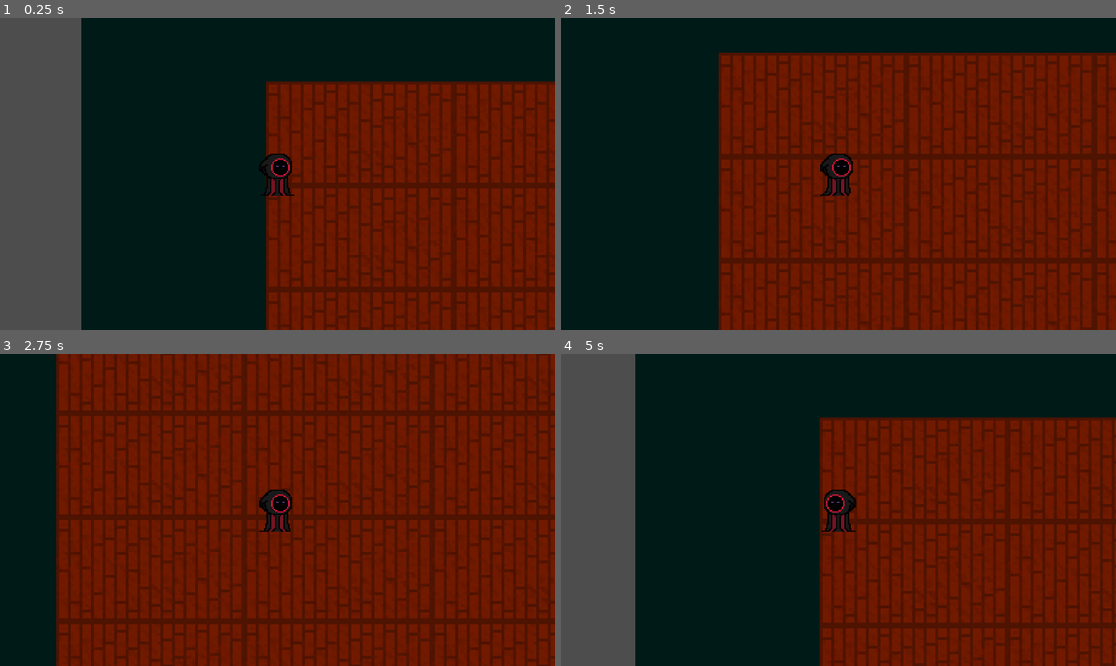
Above: before the commit, frames 1-4 (two rows, left to right).
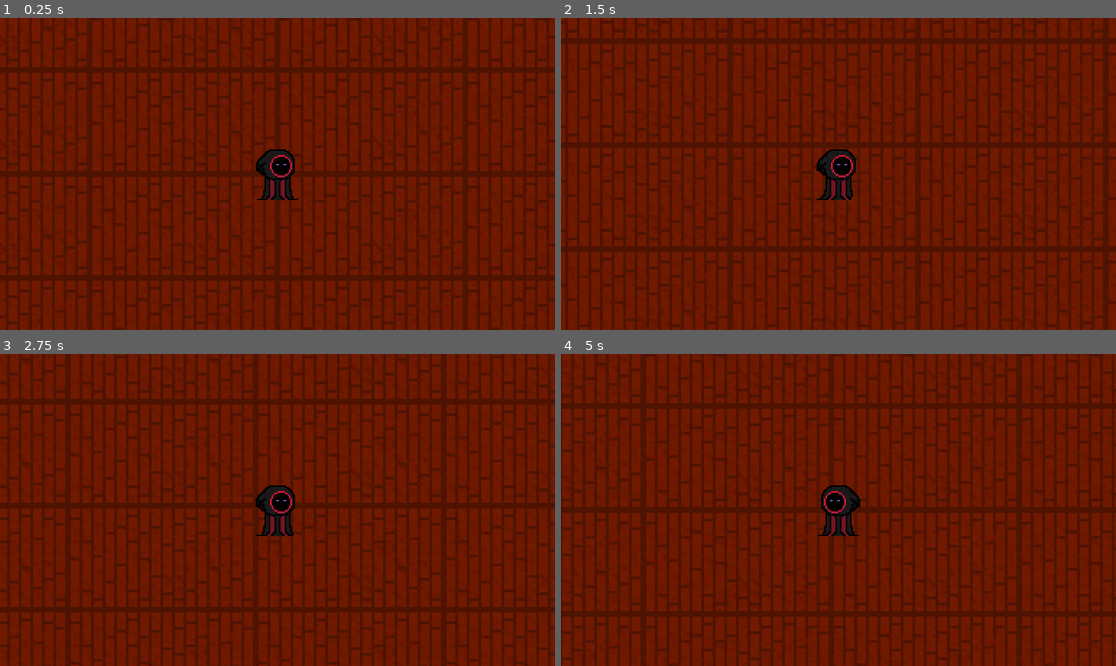
Above: after the commit, the same moments.

Repository: TheDarkLynx786/Breach-of-the-Macabre
Game: Godot game, scene res://Scenes/game.tscn
Same seed, same stepped clock (60 frames per second), same inputs: the game is played once before the commit and once after it. The engine's default icon, where the game draws it, is replaced by a stand-in: a white triangle on a blue panel in a dark square.
Inputs:
- Up to frame 1 (0.25 s): no input
- Up to frame 2 (1.5 s): hold D (Right) 0.53-1.28 s; hold S (Down) from 1.28 s (still down)
- Up to frame 3 (2.75 s): release S (Down) at 2.03 s; hold D (Right) from 2.03 s (still down)
- Up to frame 4 (5 s): release D (Right) at 2.78 s; hold W (Up) 2.78-3.53 s; hold A (Left) from 3.53 s (still down)

The runs differ from the first frame. In frame 1, 65% of the frame differs, in the area x 0-100%, y 0-100%; in frame 2, 46%; in frame 3, 24%; in frame 4, 64%.

Commit message:
Added World Boundary and Camera Tracking Rules
- Camera doesn't track player when close to boundaries
- Player now can't escape his little spruce dungeon :)

Diff:
--- a/breach-of-the-macabre/Scenes/game.tscn
+++ b/breach-of-the-macabre/Scenes/game.tscn
@@ -11,6 +11,8 @@
 [ext_resource type="Texture2D" uid="uid://3ib28676m07b" path="res://Assets/Warlock-Move/pixil-frame-3.png" id="9_7esfh"]
 [ext_resource type="Texture2D" uid="uid://cwrbh31850my4" path="res://Assets/Warlock-Move/pixil-frame-4.png" id="10_1p8ne"]
 [ext_resource type="Texture2D" uid="uid://dfijug80dk35s" path="res://Assets/Background.png" id="11_3e6kh"]
+[ext_resource type="Script" path="res://Scripts/cam_tracking.gd" id="12_bvkgj"]
+[ext_resource type="Texture2D" uid="uid://cne643elrus4a" path="res://icon.svg" id="13_8sgo7"]
 
 [sub_resource type="SpriteFrames" id="SpriteFrames_d8xmp"]
 animations = [{
@@ -60,10 +62,16 @@
 [sub_resource type="RectangleShape2D" id="RectangleShape2D_aiyna"]
 size = Vector2(16, 33)
 
+[sub_resource type="RectangleShape2D" id="RectangleShape2D_uwuhn"]
+size = Vector2(9360, 30)
+
+[sub_resource type="RectangleShape2D" id="RectangleShape2D_5scsg"]
+size = Vector2(30, 5184)
+
 [node name="Game" type="Node2D"]
 
 [node name="Warlock" type="CharacterBody2D" parent="."]
-scale = Vector2(2.5, 2.5)
+scale = Vector2(3, 3)
 script = ExtResource("1_8dc06")
 
 [node name="Sprite Animations" type="AnimatedSprite2D" parent="Warlock"]
@@ -77,19 +85,69 @@
 shape = SubResource("RectangleShape2D_aiyna")
 
 [node name="Following Camera" type="Camera2D" parent="Warlock"]
+drag_left_margin = 1.0
+drag_top_margin = 1.0
+drag_right_margin = 1.0
+drag_bottom_margin = 1.0
 
 [node name="ColorRect" type="ColorRect" parent="."]
 show_behind_parent = true
-offset_left = -407.0
-offset_top = -817.0
-offset_right = 9727.0
-offset_bottom = 5585.0
+anchors_preset = 8
+anchor_left = 0.5
+anchor_top = 0.5
+anchor_right = 0.5
+anchor_bottom = 0.5
+offset_left = -5288.0
+offset_top = -3287.0
+offset_right = 5288.0
+offset_bottom = 3287.0
+grow_horizontal = 2
+grow_vertical = 2
 color = Color(2.70735e-08, 0.10447, 0.0935261, 1)
 
 [node name="Background" type="TextureRect" parent="ColorRect"]
-offset_left = 383.0
-offset_top = 625.0
-offset_right = 9743.0
-offset_bottom = 5809.0
+layout_mode = 1
+anchors_preset = 8
+anchor_left = 0.5
+anchor_top = 0.5
+anchor_right = 0.5
+anchor_bottom = 0.5
+offset_left = -4680.0
+offset_top = -2592.0
+offset_right = 4680.0
+offset_bottom = 2592.0
+grow_horizontal = 2
+grow_vertical = 2
 texture = ExtResource("11_3e6kh")
 stretch_mode = 1
+script = ExtResource("12_bvkgj")
+
+[node name="Sprite2D" type="Sprite2D" parent="ColorRect/Background"]
+position = Vector2(8899, 4898)
+texture = ExtResource("13_8sgo7")
+
+[node name="World Boundary" type="Node2D" parent="."]
+
+[node name="Top" type="StaticBody2D" parent="World Boundary"]
+position = Vector2(0, -2607)
+
+[node name="BoundaryY" type="CollisionShape2D" parent="World Boundary/Top"]
+shape = SubResource("RectangleShape2D_uwuhn")
+
+[node name="Bottom" type="StaticBody2D" parent="World Boundary"]
+position = Vector2(0, 2607)
+
+[node name="BoundaryY" type="CollisionShape2D" parent="World Boundary/Bottom"]
+shape = SubResource("RectangleShape2D_uwuhn")
+
+[node name="Left" type="StaticBody2D" parent="World Boundary"]
+position = Vector2(-4695, 0)
+
+[node name="BoundaryX" type="CollisionShape2D" parent="World Boundary/Left"]
+shape = SubResource("RectangleShape2D_5scsg")
+
+[node name="Right" type="StaticBody2D" parent="World Boundary"]
+position = Vector2(4695, 0)
+
+[node name="BoundaryX" type="CollisionShape2D" parent="World Boundary/Right"]
+shape = SubResource("RectangleShape2D_5scsg")
--- /dev/null
+++ b/breach-of-the-macabre/Scripts/cam_tracking.gd
@@ -0,0 +1,42 @@
+extends TextureRect
+
+var x_bounds = [452, 8904]
+var y_bounds = [280, 4898]
+
+var cam: Camera2D
+var isIn: bool
+var player: CharacterBody2D
+
+const tracking_xSpan = 4226 #(background size.x - 2(cutoff length)) / 2
+const tracking_ySpan = 2309 #(background size.y - 2(cutoff length)) / 2
+
+# Called when the node enters the scene tree for the first time.
+func _ready() -> void:
+	connect("body_entered", _on_body_entered)
+	connect("body_exited", _on_body_exited)
+	player = get_node("/root/Game/Warlock/")
+	cam = player.get_child(2)
+
+func _process(delta: float) -> void:
+	var x_dist = abs((position.x - 608) - player.position.x)
+	var y_dist = abs((position.y - 695) - player.position.y)
+
+	if(x_dist > tracking_xSpan):
+		cam.drag_horizontal_enabled = true
+	elif (x_dist < tracking_xSpan):
+		cam.drag_horizontal_enabled = false
+
+	if(y_dist > tracking_ySpan):
+		cam.drag_vertical_enabled = true
+	elif (y_dist < tracking_ySpan):
+		cam.drag_vertical_enabled = false
+
+
+# Called every frame. 'delta' is the elapsed time since the previous frame.
+func _on_body_entered(body):
+	if (body.name == "Warlock"):
+		isIn = true
+
+func _on_body_exited(body):
+	if (body.name == "Warlock"):
+		isIn = false
--- a/breach-of-the-macabre/Scripts/player.gd
+++ b/breach-of-the-macabre/Scripts/player.gd
@@ -2,6 +2,9 @@
 
 
 const speed = 300.0
+const distBound_x = 4680
+const distBound_y = 2592
+
 var sprite: AnimatedSprite2D
 var cam: Camera2D
 var in_dir
@@ -14,6 +17,7 @@
 	velocity = input_direction * speed
 
 	var x_dir = input_direction.x
+	var y_dir = input_direction.y
 
 	#Direction-Facing
 	if(x_dir < 0):
Not shown: 1 places in breach-of-the-macabre/Scenes/game.tscn that only renumber resources
